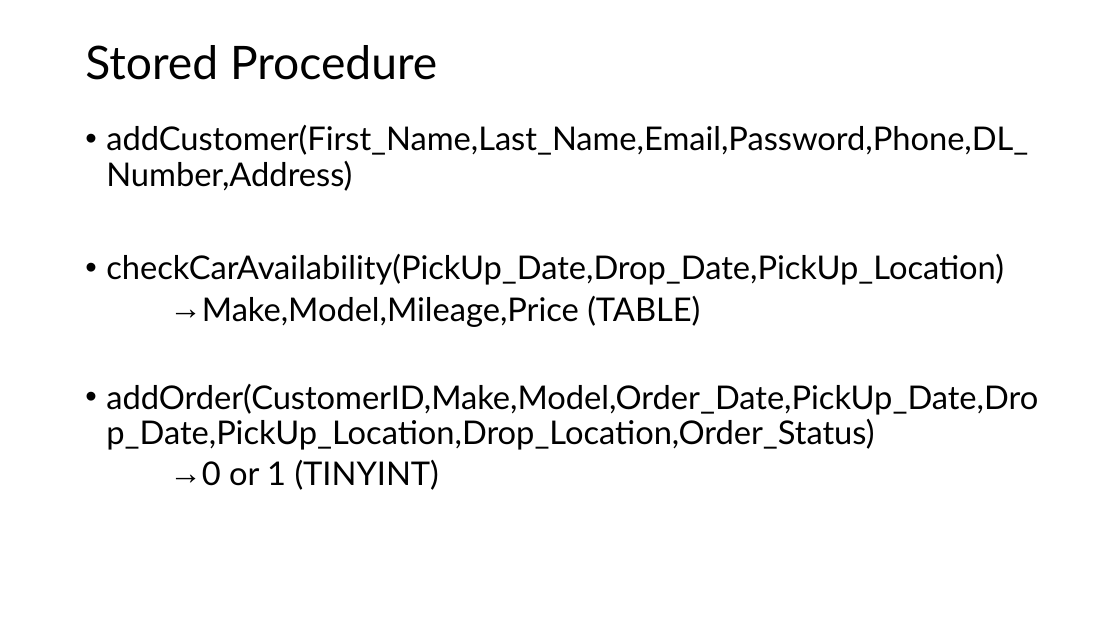
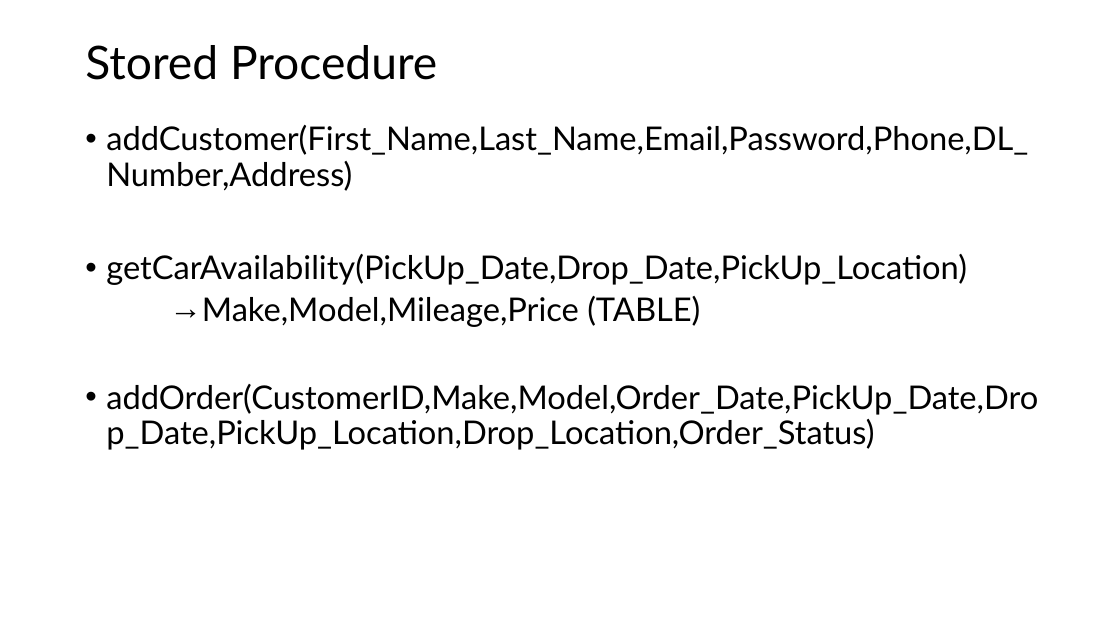
Before and after one commit to VijayAE1203/VijayAE1203Projects, a slide deck: slide 2 of RentalCarDatabase-SQL/DataBaseDesign.pptx. Drawn at 1120x630 pixels with LibreOffice and Linux fonts; fonts in the diff are those of the drawing. Boxes give left, top, right and bottom in pixels: in the first picture for what was removed or moved away, otherwise in the second. Text is boxed around its words. In the diff, an @@ line names an element or a change of style, - is before the commit and + after.

Commit message:
Modified stored procedures and created a wrapper procedure to call one of the stored procedures in a transaction format

```diff
--- a/RentalCarDatabase-SQL/DataBaseDesign.pptx
+++ b/RentalCarDatabase-SQL/DataBaseDesign.pptx
@@ text at (x1=106, y1=254, x2=967, y2=285): text changed @@
-• checkCarAvailability(PickUp_Date,Drop_Date,PickUp_Location)
+• getCarAvailability(PickUp_Date,Drop_Date,PickUp_Location)
@@ text at (x1=202, y1=460, x2=439, y2=490): paragraph removed @@
-    → 0 or 1 (TINYINT)
```
Also in this commit, not shown: 1 other slide changed, 2 other files.
